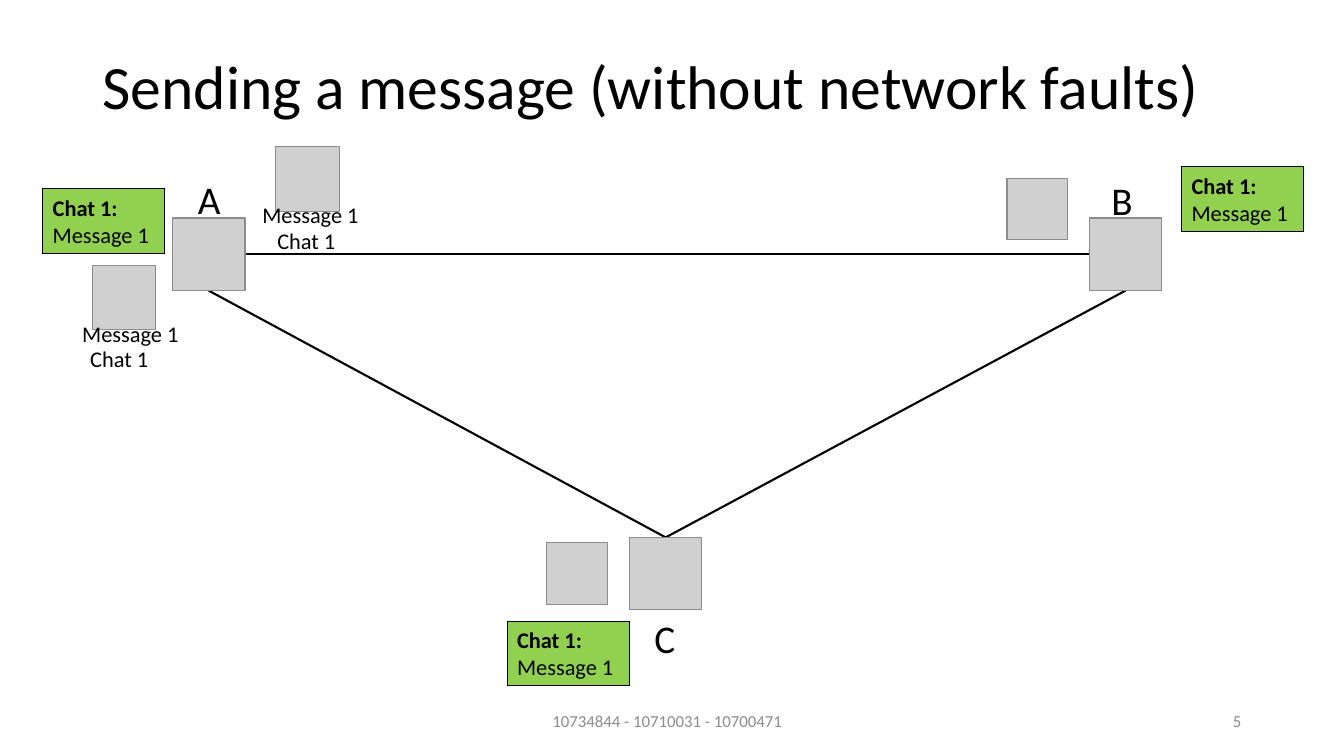
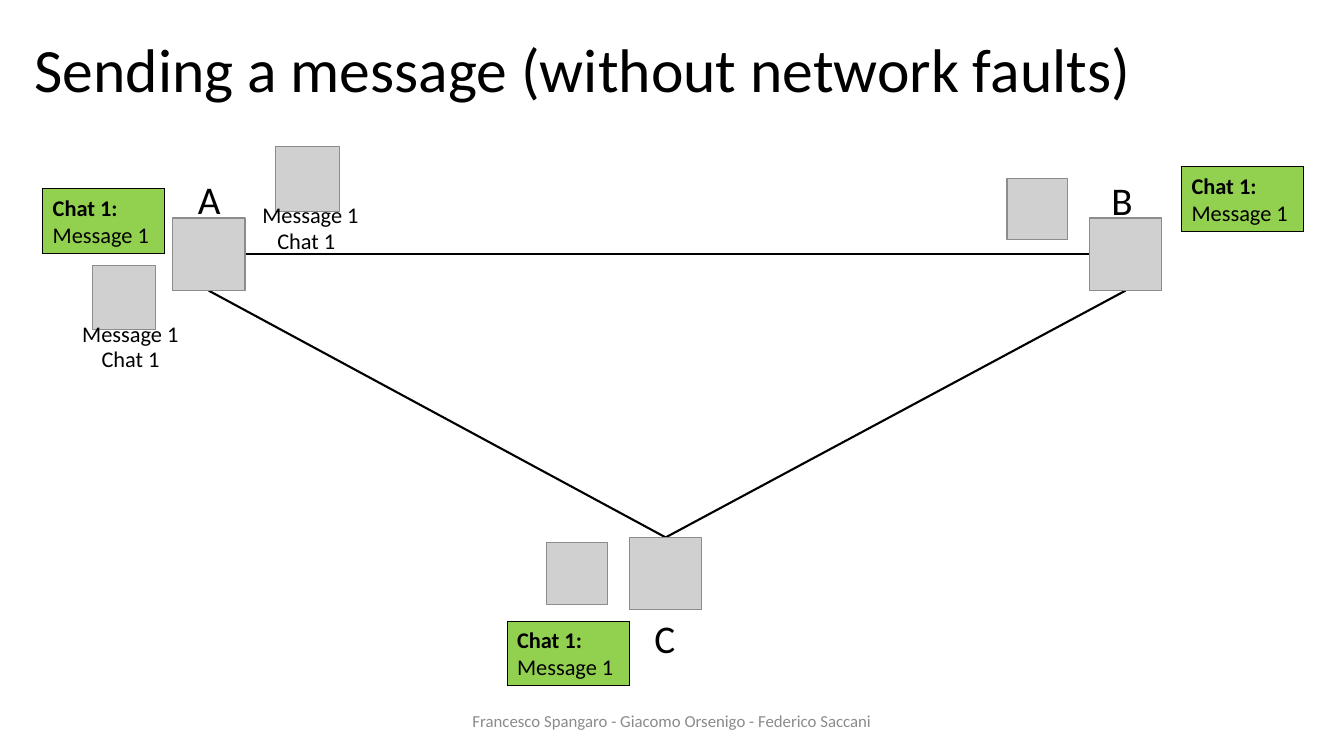
Before and after one commit to francescospangaro/HACOGroupChat, a slide deck: slide 6 of docs/presentazione ds.pptx (slide 5 before the commit). Drawn at 1344x756 pixels with LibreOffice and Linux fonts; fonts in the diff are those of the drawing; grey boxes stand for pictures; background and template pictures are left out. Boxes give left, top, right and bottom in pixels: in the first picture for what was removed or moved away, otherwise in the second. Text is boxed around its words. In the diff, an @@ line names an element or a change of style, - is before the commit and + after.

```diff
--- a/docs/presentazione ds.pptx
+++ b/docs/presentazione ds.pptx
@@ text "Sending a message (without network ...": place and size @@
-text "Sending a message (without network ..." at (102, 64, 1198, 120)
+text "Sending a message (without network ..." at (35, 47, 1130, 103)
@@ text "Chat 1": place and size @@
-text "Chat 1" at (90, 351, 148, 367)
+text "Chat 1" at (102, 351, 159, 367)
@@ text at (472, 715, 870, 730): text changed @@
-10734844 - 10710031 - 10700471
+Francesco Spangaro - Giacomo Orsenigo - Federico Saccani
@@ page number removed at (1233, 716, 1241, 727) @@
-5
```
Also in this commit, not shown: 11 other slides changed, 1 slide added, 1 other file.
